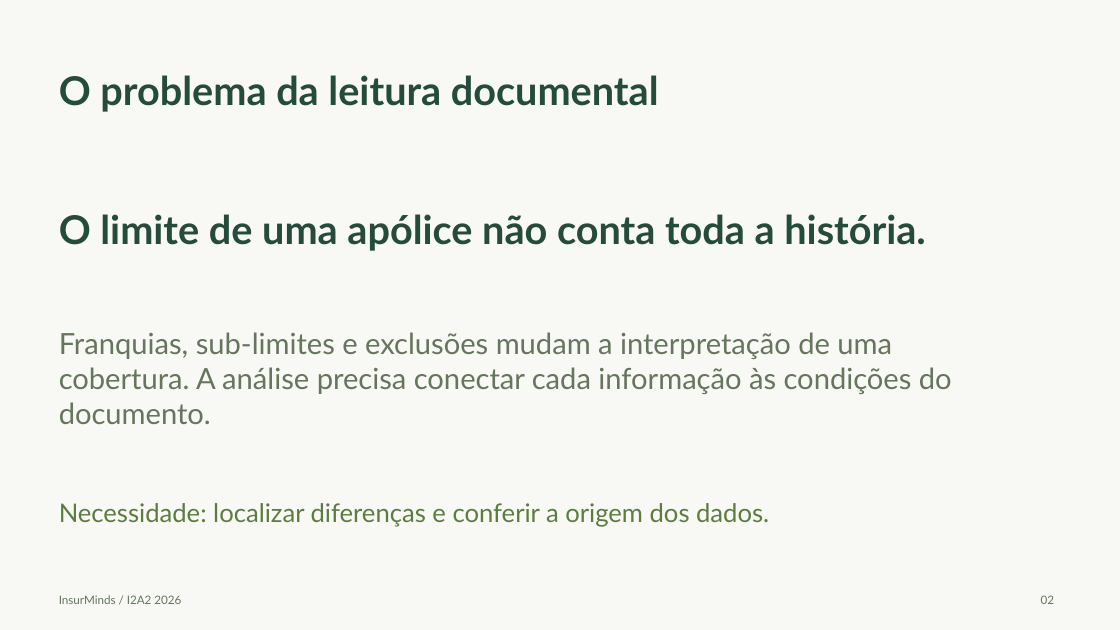
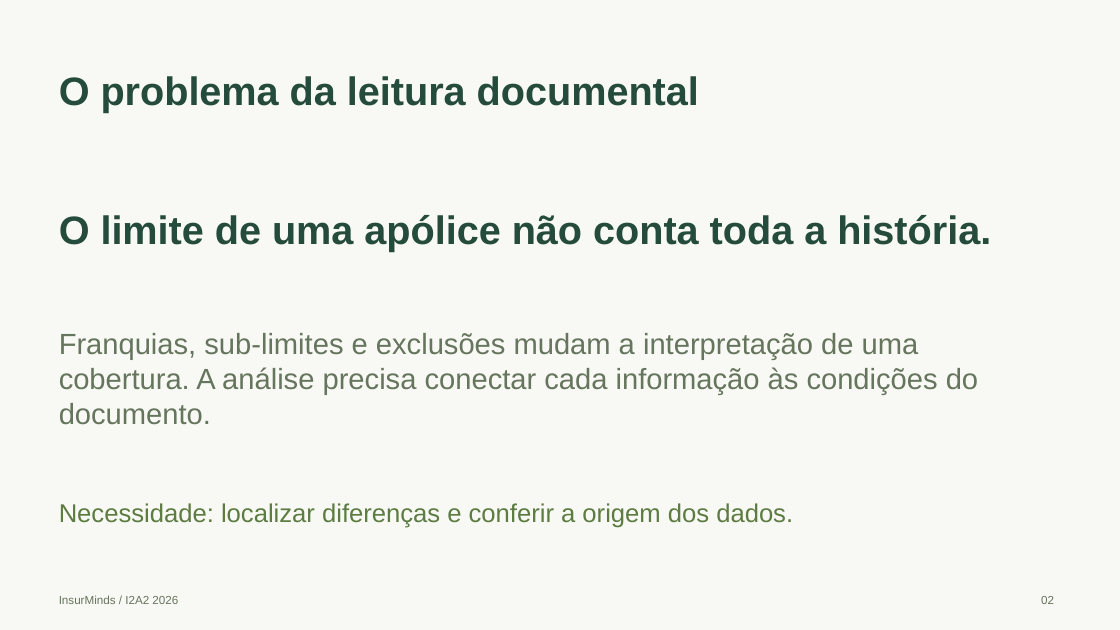
Before and after one commit to vicTmm/i2a2-desafio-final, a slide deck: slide 2 of Projeto_Final_Artefatos/InsurMinds_Projeto_Final.pptx. Drawn at 1120x630 pixels with LibreOffice and Linux fonts; fonts in the diff are those of the drawing. Boxes give left, top, right and bottom in pixels: in the first picture for what was removed or moved away, otherwise in the second. Text is boxed around its words. In the diff, an @@ line names an element or a change of style, - is before the commit and + after.

```diff
--- a/Projeto_Final_Artefatos/InsurMinds_Projeto_Final.pptx
+++ b/Projeto_Final_Artefatos/InsurMinds_Projeto_Final.pptx
@@ font Lato to Arial in 6 elements at (59, 76, 699, 113), (59, 595, 178, 604), (1041, 596, 1054, 604), (59, 215, 991, 252), (59, 333, 978, 424), (59, 503, 793, 528) @@
```
Also in this commit, not shown: 7 other slides changed, 38 other files.
